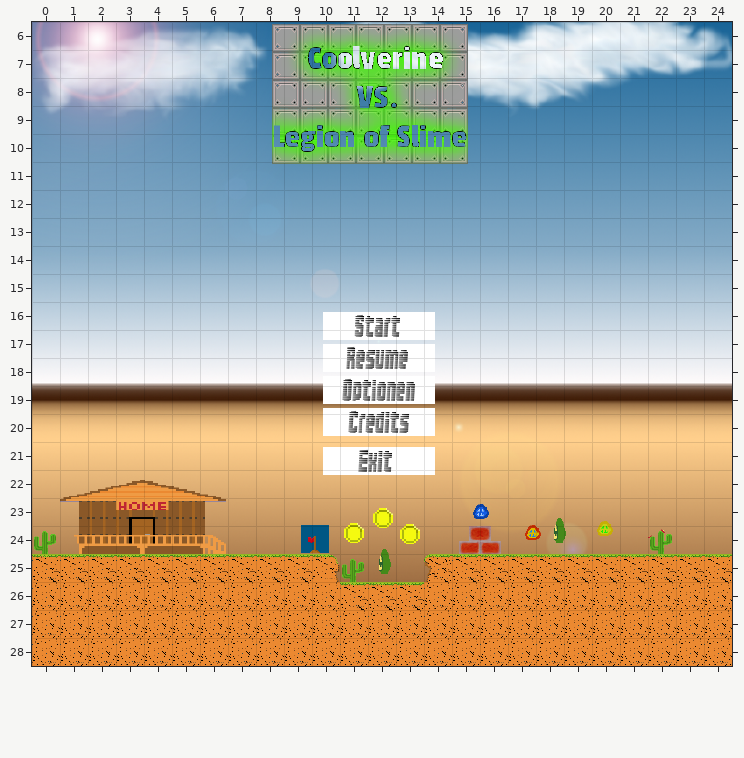
Two versions of a level (Tiled map, SimpleGame/SimpleGame/Assets/Views/DemoStart/DemoStart.tmx). Above is the file before it was changed.
Cells are 32x32 px. Shown: x 0..24, y 6..28.
And afterwards:
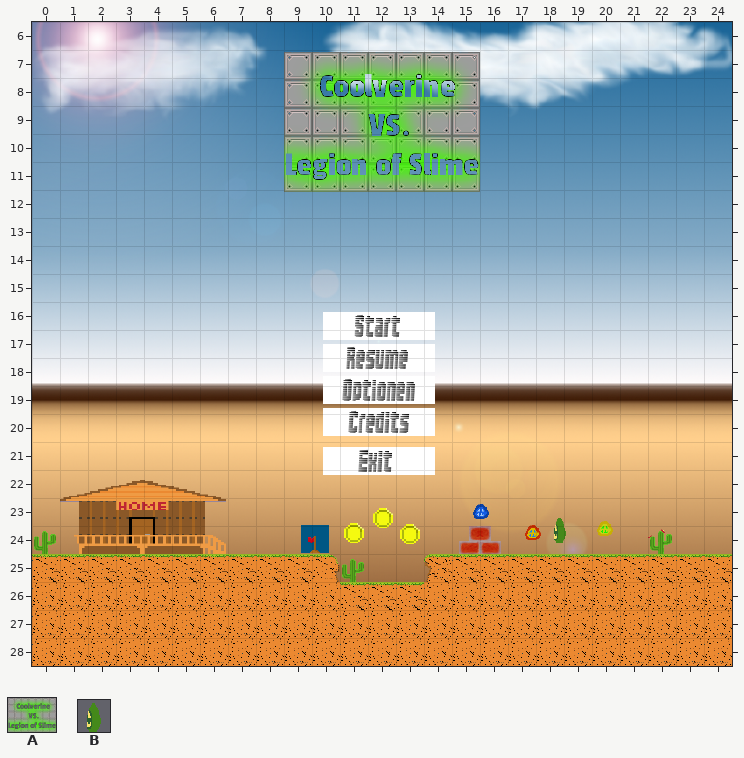
Key: from "Titel": A 0; from "bloob_fallen_links": B 0.
Objects are placed by their top-left corner, in cells (3,4 is the top-left corner of cell 3,4); size is 1x1 cell unless given.
Author's note on the commit: Änderungen der Titel und Demobackground PNG DemoStart TMX WalkSpeed eingefügt
From old to new:
Layer "Sprites":
Object A "StartMenue" at 8.6,6.1 size 7x5 becomes A "StartMenue" at 9,7.1 size 7x5.
Object B "Bloob1" at 12.1,24.7 is removed.
Boxes around the changes in both pictures, in picture pixels (x1, y1, x2, y2):
changed: (272, 24, 480, 192)
removed: (379, 549, 391, 574)
